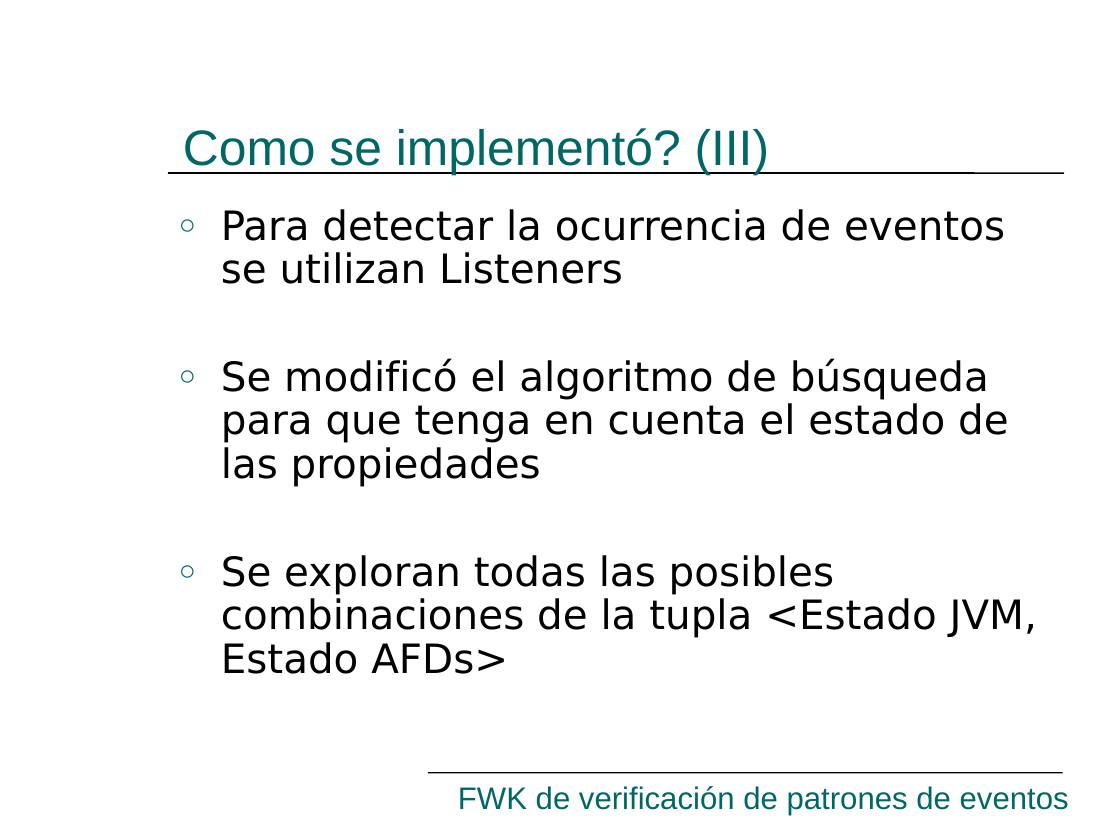
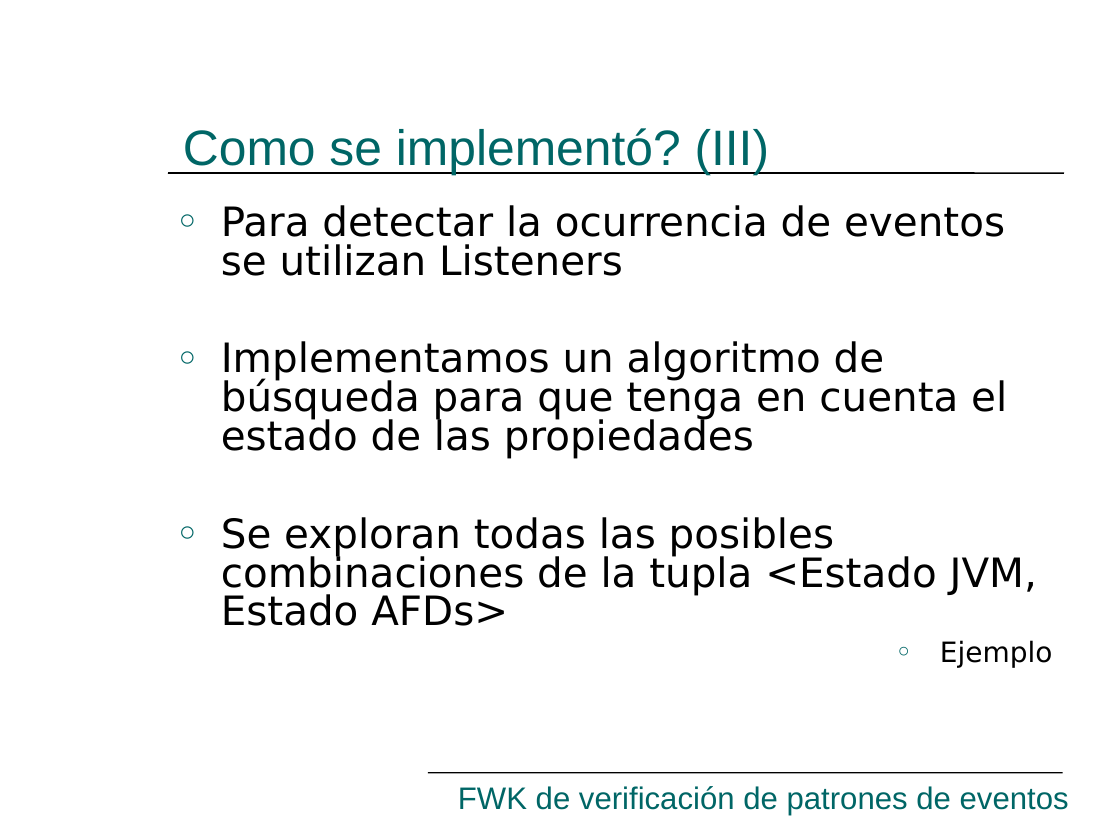
Before and after one commit to hugomelendez/tesis-jpf-2006, a slide deck: slide 23 of tesis-doc/Presentación.ppt. Drawn at 1120x840 pixels with LibreOffice and Linux fonts; fonts in the diff are those of the drawing. Boxes give left, top, right and bottom in pixels: in the first picture for what was removed or moved away, otherwise in the second. Text is boxed around its words. In the diff, an @@ line names an element or a change of style, - is before the commit and + after.

```diff
--- a/tesis-doc/Presentación.ppt
+++ b/tesis-doc/Presentación.ppt
@@ text at [221,205,1037,626]: line spacing 0.9 to 0.8 @@
@@ text at [221,341,1007,459]: text changed @@
-○ Se modificó el algoritmo de búsqueda para que tenga en cuenta el estado de las propiedades
+○ Implementamos un algoritmo de búsqueda para que tenga en cuenta el estado de las propiedades
@@ text at [940,640,1053,668]: paragraph added @@
+○ Ejemplo
```
Also in this commit, not shown: 8 other slides changed, 2 slides added, 2 slides removed.
